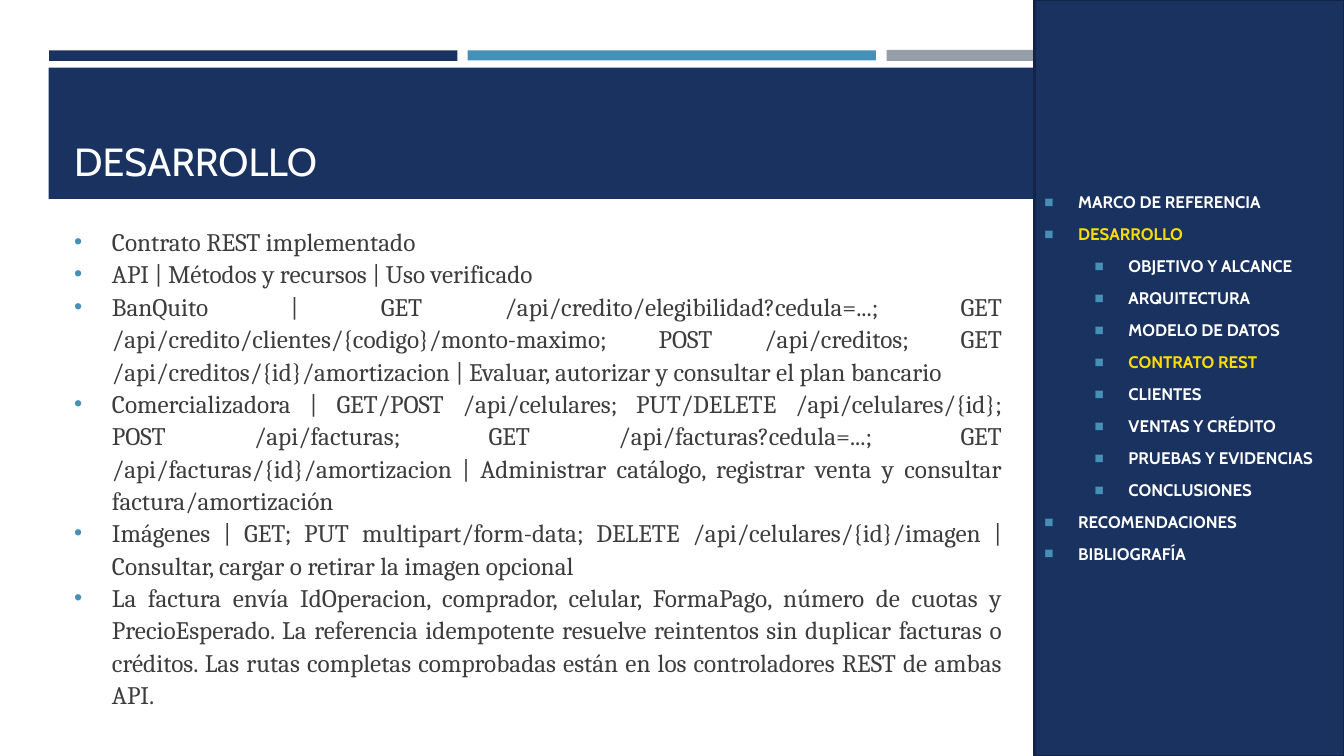
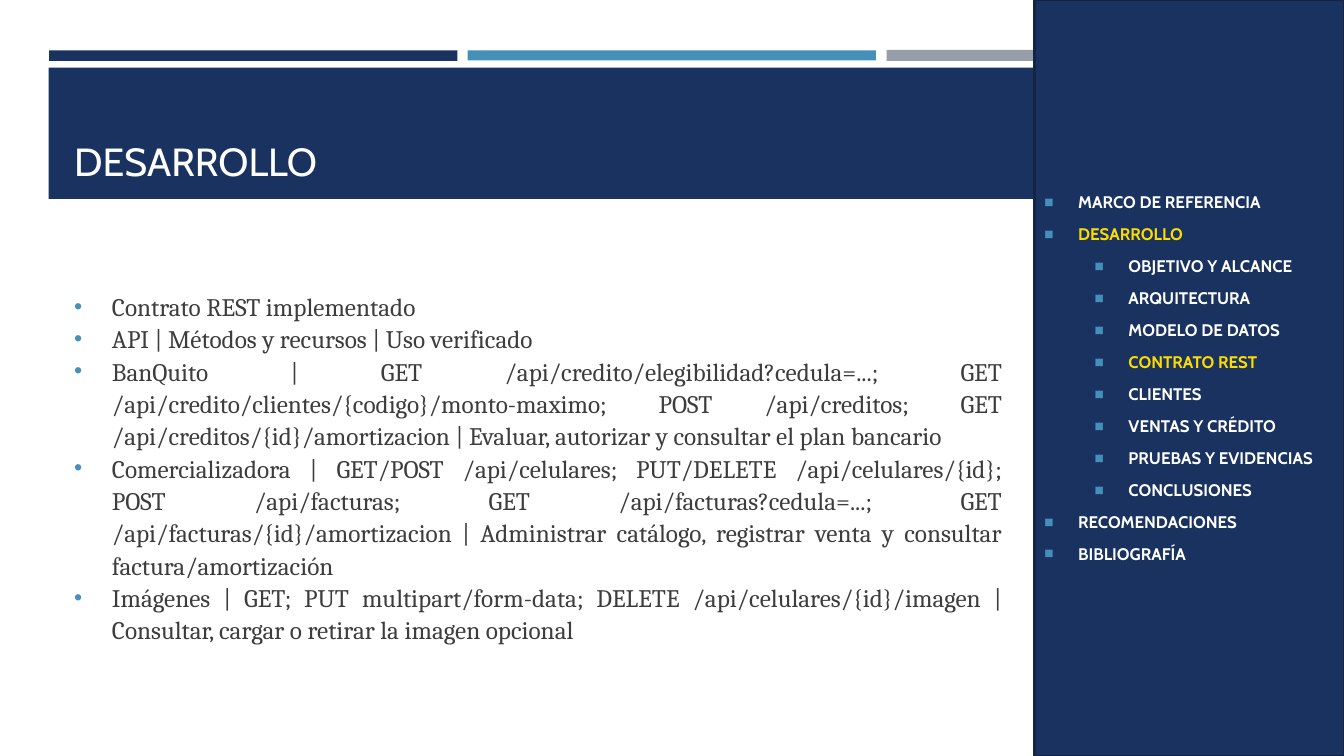
Before and after one commit to gamurigm/examen-arq-1, a slide deck: slide 5 of 05. DOCUMENTACION/02. PRESENTACION/PRESENTACION_CELULAR_BDDLOCAL_RESTFUL_DOTNET_GR09.pptx. Drawn at 1344x756 pixels with LibreOffice and Linux fonts; fonts in the diff are those of the drawing. Boxes give left, top, right and bottom in pixels: in the first picture for what was removed or moved away, otherwise in the second. Text is boxed around its words. In the diff, an @@ line names an element or a change of style, - is before the commit and + after.

```diff
--- a/05. DOCUMENTACION/02. PRESENTACION/PRESENTACION_CELULAR_BDDLOCAL_RESTFUL_DOTNET_GR09.pptx
+++ b/05. DOCUMENTACION/02. PRESENTACION/PRESENTACION_CELULAR_BDDLOCAL_RESTFUL_DOTNET_GR09.pptx
@@ text at (112,589,1002,704): paragraph removed @@
-• La factura envía IdOperacion, comprador, celular, FormaPago, número de cuotas y PrecioEsperado. La referencia idempotente resuelve reintentos sin duplicar facturas o créditos. Las rutas completas comprobadas están en los controladores REST de ambas API.
```
Also in this commit, not shown: 59 other slides changed, 31 slides added, 6 other files.
